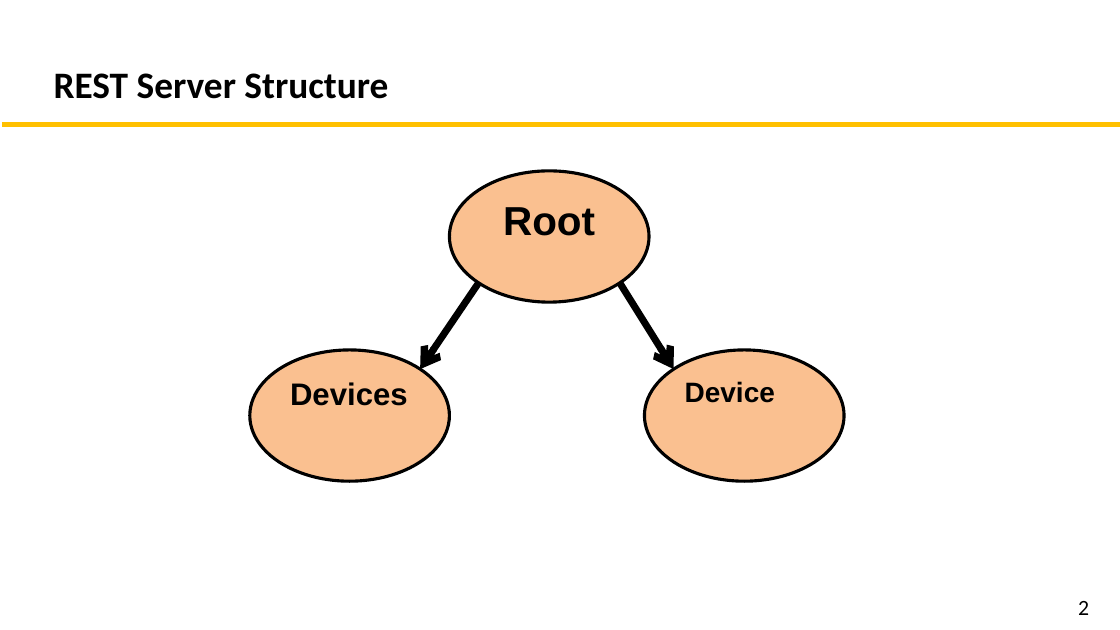
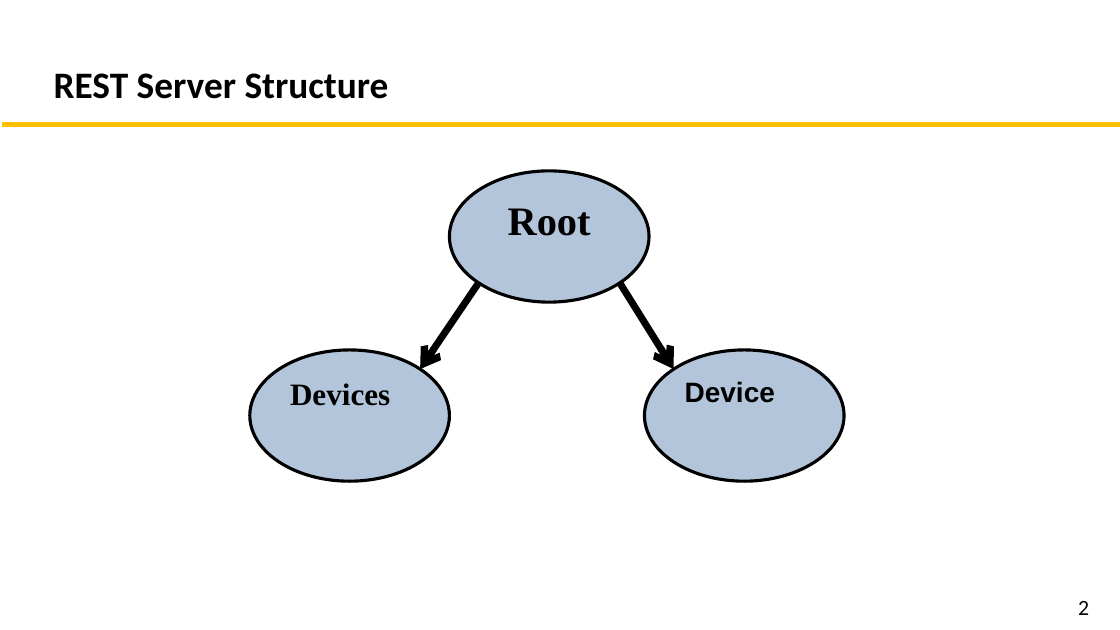
Before and after one commit to chowned/Audio-recognition-for-IOT, a slide deck: slide 13 of Project_Submission/Presentation.pptx (slide 12 before the commit). Drawn at 1120x630 pixels with LibreOffice and Linux fonts; fonts in the diff are those of the drawing. Boxes give left, top, right and bottom in pixels: in the first picture for what was removed or moved away, otherwise in the second. Text is boxed around its words. In the diff, an @@ line names an element or a change of style, - is before the commit and + after.

```diff
--- a/Project_Submission/Presentation.pptx
+++ b/Project_Submission/Presentation.pptx
@@ ellipse "Root" at (449,171,648,302): font Arial to Times New Roman; fill #FAC090 to #B3C5DA @@
@@ ellipse "Devices" at (250,349,449,480): font Arial to Times New Roman; fill #FAC090 to #B3C5DA @@
@@ ellipse "Device" at (644,349,843,480): fill #FAC090 to #B3C5DA @@
```
Also in this commit, not shown: 8 other slides changed, 1 slide added.
